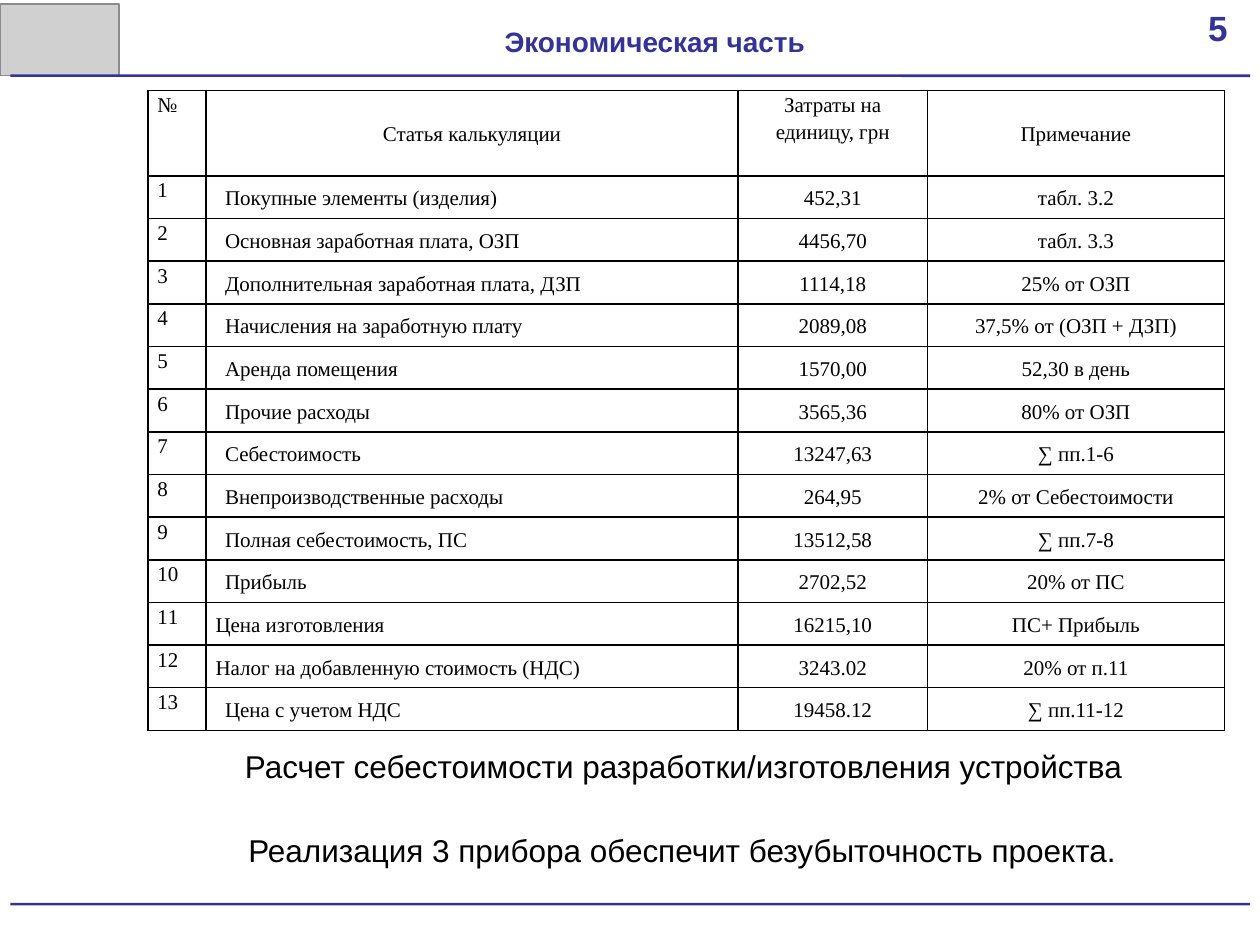
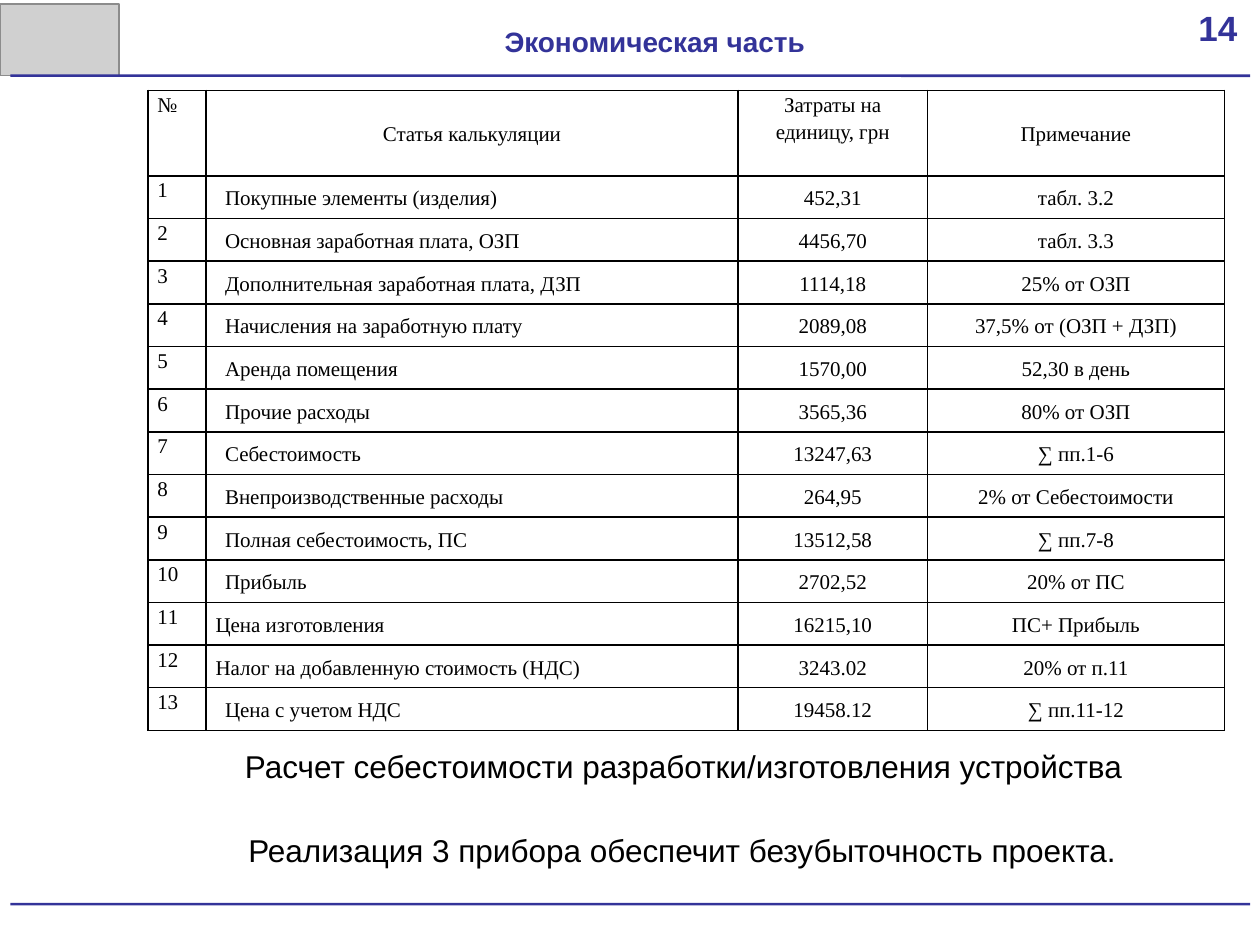
Before and after one commit to scorpion-afi/oscilator, a slide deck: slide 14 of documentation/Presentation.pptx. Drawn at 1260x945 pixels with LibreOffice and Linux fonts; fonts in the diff are those of the drawing; grey boxes stand for pictures. Boxes give left, top, right and bottom in pixels: in the first picture for what was removed or moved away, otherwise in the second. Text is boxed around its words. In the diff, an @@ line names an element or a change of style, - is before the commit and + after.

```diff
--- a/documentation/Presentation.pptx
+++ b/documentation/Presentation.pptx
@@ text in rectangle at box(1198, 17, 1237, 41): text changed @@
-5
+14
```
Also in this commit, not shown: 11 other slides changed, 2 other files.
